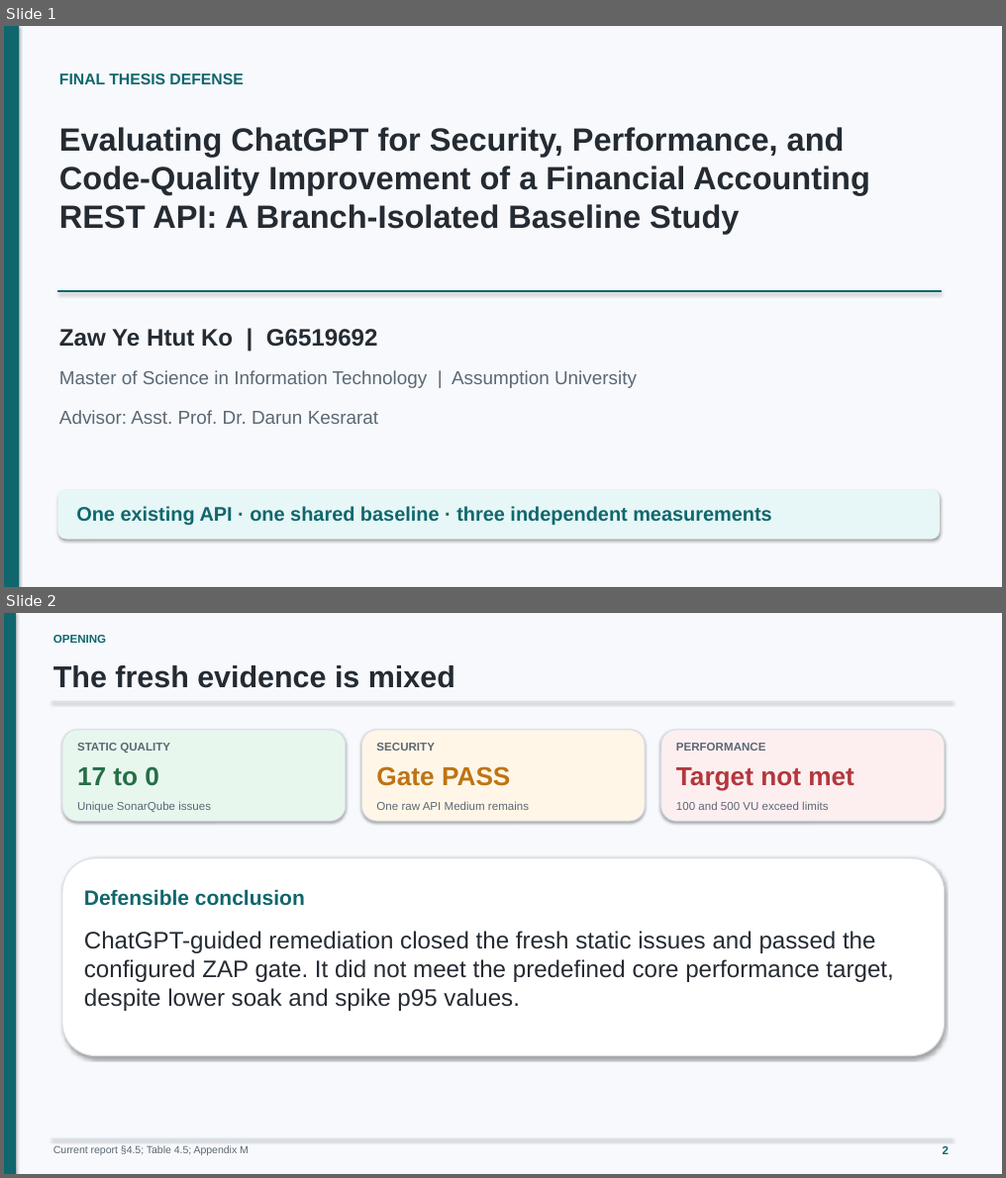
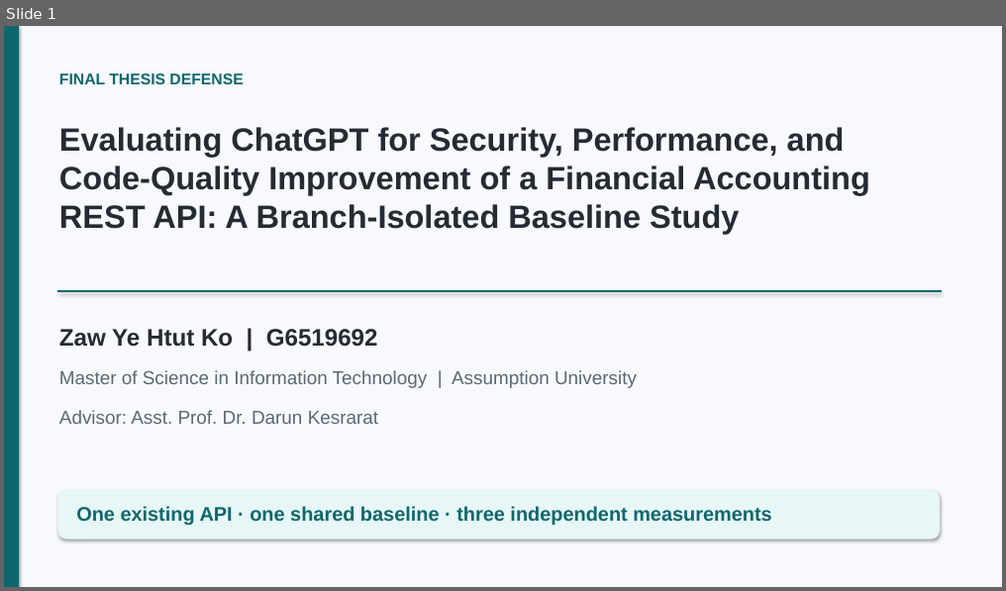
Before and after one commit to minatozaki98/financial-accounting, a slide deck: Document/outputs/final-defense/G6519692_Zaw_Ye_Htut_Ko_Final_Thesis_Defense.pptx. Shown one above the other, each under a label of ours: slides 1 and 2 before the commit, slide 1 after it. The pictures are 1006x1178 and 1006x591 pixels, drawn with LibreOffice and Linux fonts; fonts in the diff are those of the drawing. Boxes give left, top, right and bottom in pixels: in the first picture for what was removed or moved away, otherwise in the second. Text is boxed around its words. In the diff, an @@ line names an element or a change of style, - is before the commit and + after.

Commit message:
docs: lead defense with research question and focused Sonar outcome

```diff
--- a/Document/outputs/final-defense/G6519692_Zaw_Ye_Htut_Ko_Final_Thesis_Defense.pptx
+++ b/Document/outputs/final-defense/G6519692_Zaw_Ye_Htut_Ko_Final_Thesis_Defense.pptx
@@ slide 2 removed at [4,613,1002,1174], background #F7F9FC @@
@@ rectangle removed at [4,613,16,1174] @@
@@ text removed at [54,635,106,643] @@
-OPENING
@@ text removed at [54,665,455,688] @@
-The fresh evidence is mixed
@@ line removed from (52, 701) to (952, 701) @@
@@ rounded rectangle removed at [62,730,346,821] @@
@@ rounded rectangle removed at [361,730,645,821] @@
@@ rounded rectangle removed at [661,730,944,821] @@
@@ text removed at [77,743,170,753] @@
-STATIC QUALITY
@@ text removed at [376,743,434,751] @@
-SECURITY
@@ text removed at [676,743,766,751] @@
-PERFORMANCE
@@ text removed at [77,766,159,786] @@
-17 to 0
@@ text removed at [376,766,510,786] @@
-Gate PASS
@@ text removed at [676,767,854,791] @@
-Target not met
@@ text removed at [77,801,211,813] @@
-Unique SonarQube issues
@@ text removed at [376,801,529,810] @@
-One raw API Medium remains
@@ text removed at [676,801,828,810] @@
-100 and 500 VU exceed limits
@@ rounded rectangle removed at [62,859,944,1057] @@
@@ text removed at [84,889,305,906] @@
-Defensible conclusion
@@ text removed at [84,931,893,1011] @@
-ChatGPT-guided remediation closed the fresh static issues and passed the configured ZAP gate. It did not meet the predefined core performance target, despite lower soak and spike p95 values.
@@ line removed from (52, 1140) to (952, 1140) @@
@@ text removed at [54,1146,249,1156] @@
-Current report §4.5; Table 4.5; Appendix M
@@ text removed at [943,1147,948,1155] @@
-2
```
Also in this commit, not shown: 6 slides changed, 1 slide added, 2 other files.
